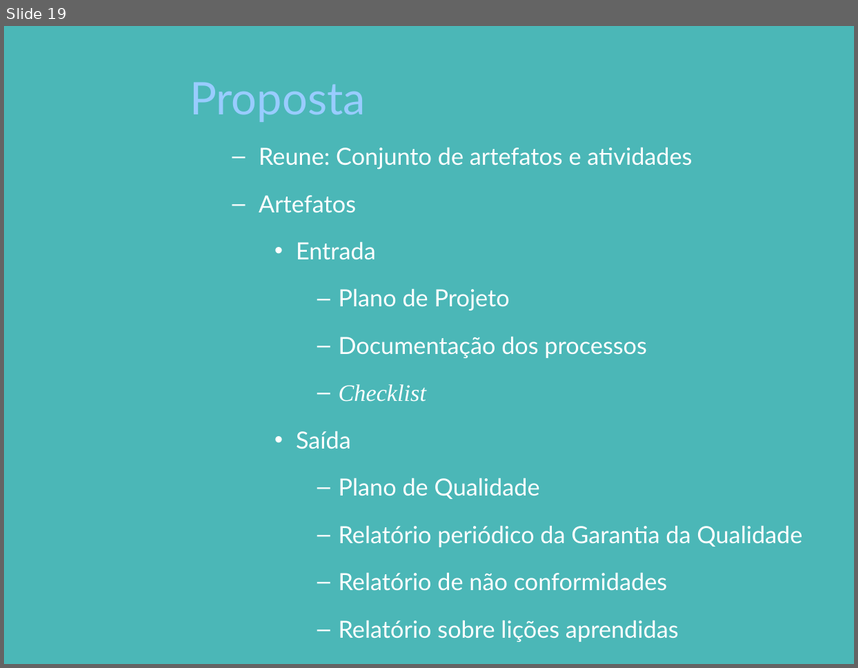
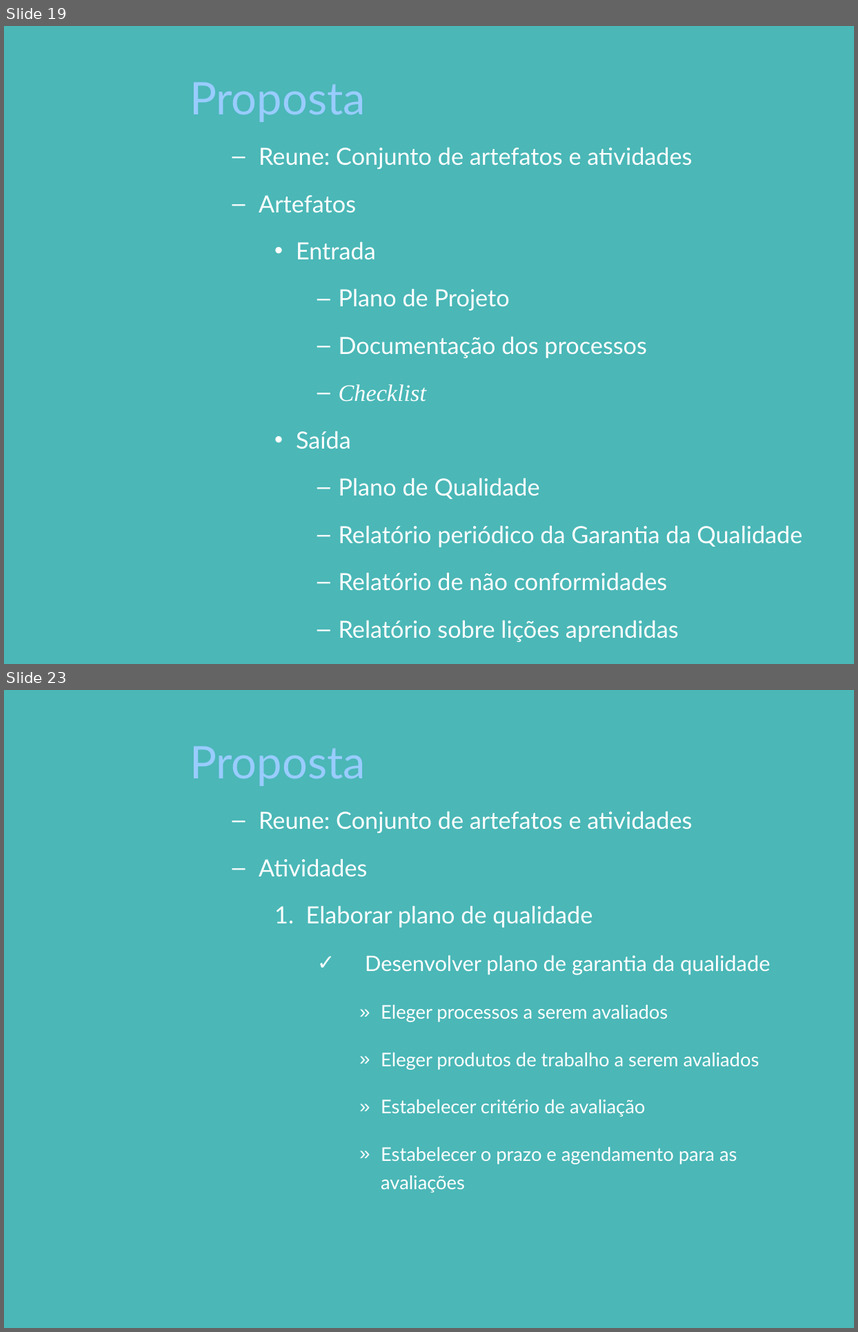
Before and after one commit to pddnew/monografia, a slide deck: presentation/presentation_1.0.0.pptx. Shown one above the other, each under a label of ours: slide 19 before the commit, slides 19 and 23 after it; the slides between them are not shown. The pictures are 858x668 and 858x1332 pixels, drawn with LibreOffice and Linux fonts; fonts in the diff are those of the drawing; background and template pictures are left out. Boxes give left, top, right and bottom in pixels: in the first picture for what was removed or moved away, otherwise in the second. Text is boxed around its words. In the diff, an @@ line names an element or a change of style, - is before the commit and + after.

```diff
--- a/presentation/presentation_1.0.0.pptx
+++ b/presentation/presentation_1.0.0.pptx
@@ slide 23 added at <box>4,690,854,1328</box>, background picture (left out) @@
@@ title added at <box>190,746,366,786</box>, 38 pt, text #99CCFF @@
+Proposta
@@ text added at <box>259,811,770,1192</box>, 16 pt, text #FFFFFF @@
+  – Reune: Conjunto de artefatos e atividades
+  – Atividades
+    1. Elaborar plano de qualidade
+      ✓ Desenvolver plano de garantia da qualidade
+        » Eleger processos a serem avaliados
+        » Eleger produtos de trabalho a serem avaliados
+        » Estabelecer critério de avaliação
+        » Estabelecer o prazo e agendamento para as avaliações
```
Also in this commit, not shown: 3 slides changed, 3 other slides added, 7 other files.
